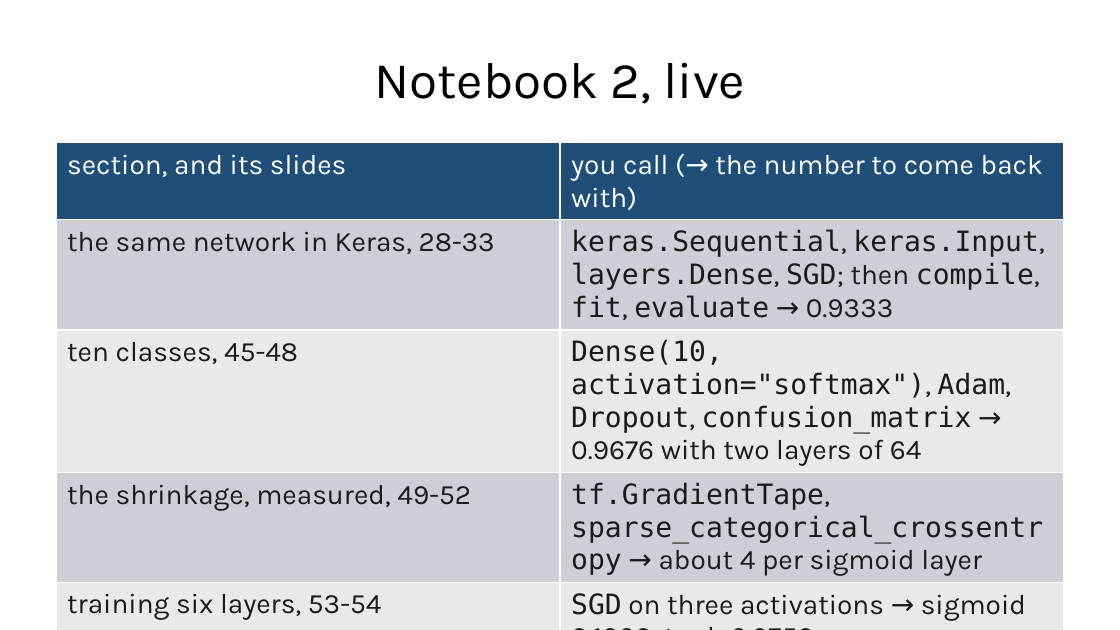
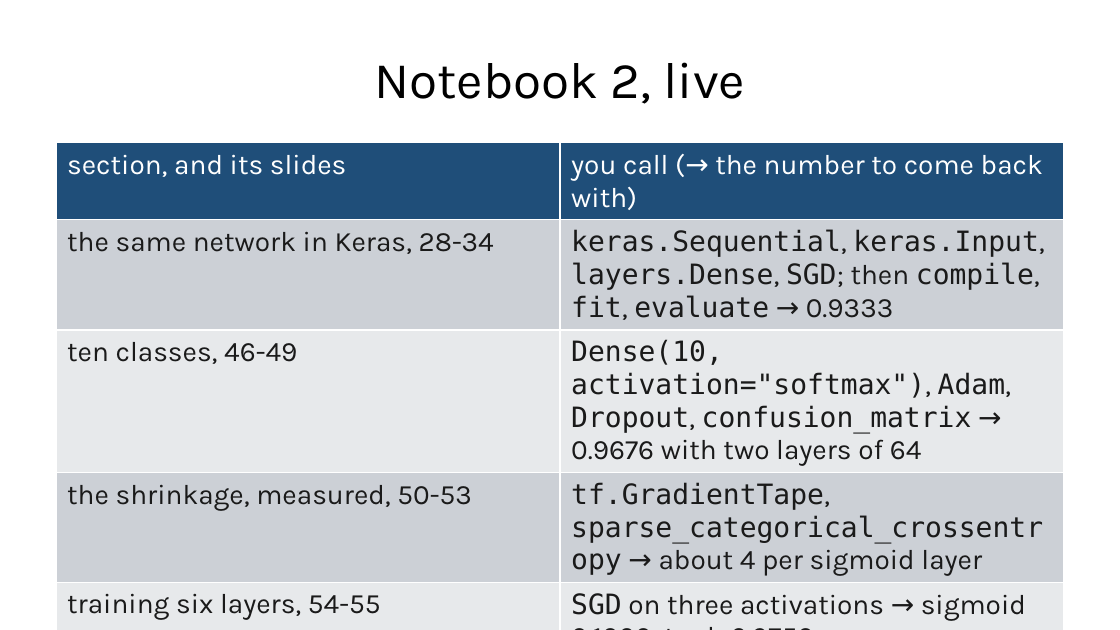
Before and after one commit to fabioantonini/technologies-for-artificial-intelligence, a slide deck: slide 56 of Lessons/09_neural_networks/Slides/neural_networks_slides.pptx (slide 55 before the commit). Drawn at 1120x630 pixels with LibreOffice and Linux fonts; fonts in the diff are those of the drawing; background and template pictures are left out. Boxes give left, top, right and bottom in pixels: in the first picture for what was removed or moved away, otherwise in the second. Text is boxed around its words. In the diff, an @@ line names an element or a change of style, - is before the commit and + after.

```diff
--- a/Lessons/09_neural_networks/Slides/neural_networks_slides.pptx
+++ b/Lessons/09_neural_networks/Slides/neural_networks_slides.pptx
@@ table at bbox=[56, 143, 1064, 624] @@
-row 2, column 1: the same network in Keras, 28-33
+row 2, column 1: the same network in Keras, 28-34
-row 3, column 1: ten classes, 45-48
+row 3, column 1: ten classes, 46-49
-row 4, column 1: the shrinkage, measured, 49-52
+row 4, column 1: the shrinkage, measured, 50-53
-row 5, column 1: training six layers, 53-54
+row 5, column 1: training six layers, 54-55
-row 6, column 1: how big the weights should be, 58
+row 6, column 1: how big the weights should be, 59
```
Also in this commit, not shown: 2 other slides changed, 1 slide added, 6 other files.
